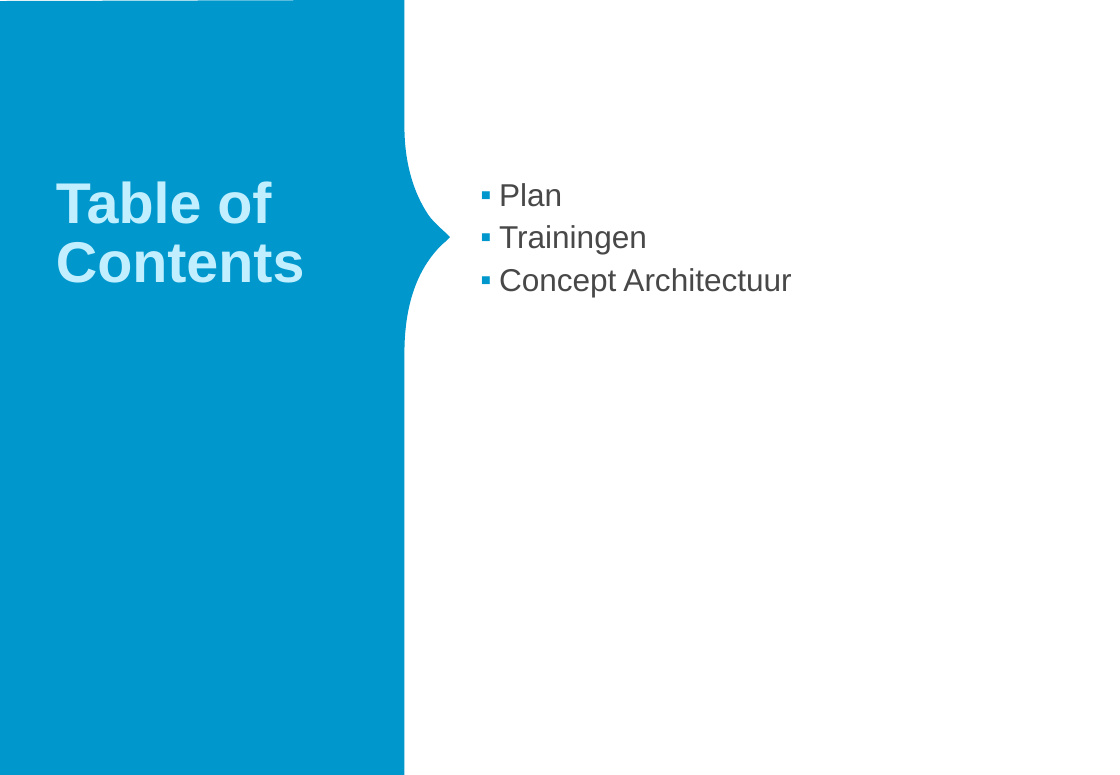
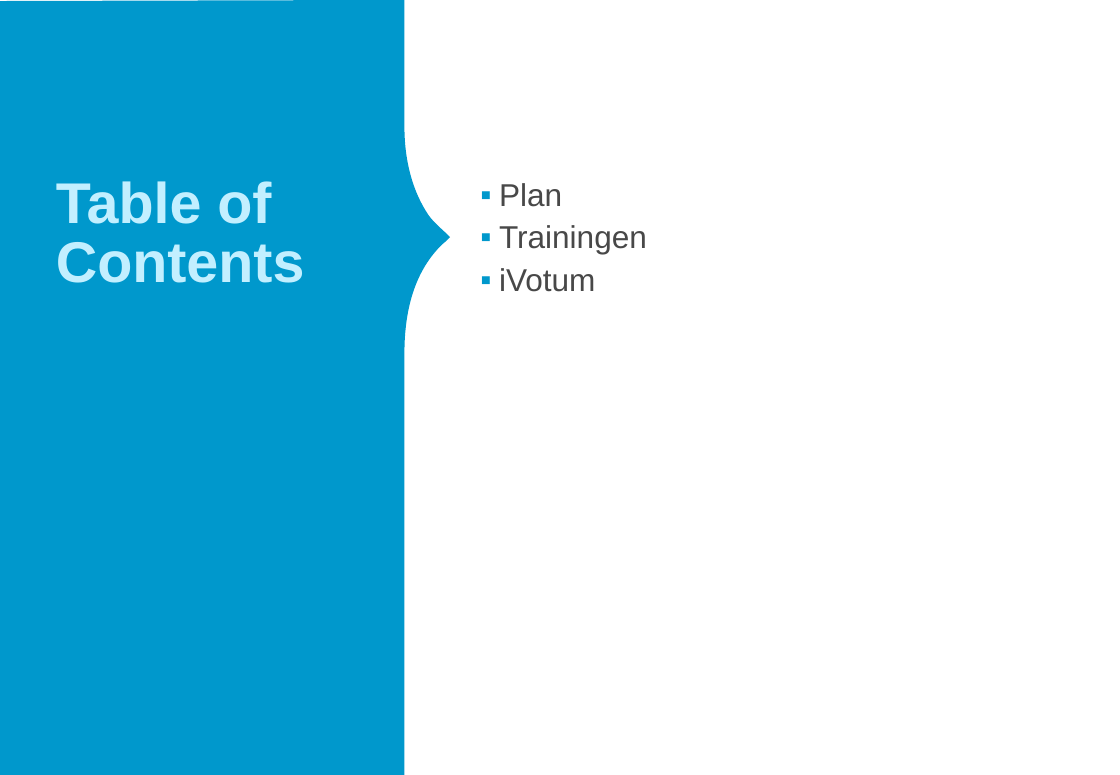
Before and after one commit to leonie0001/LDF_voting, a slide deck: slide 2 of iVotum concept.pptx. Drawn at 1120x775 pixels with LibreOffice and Linux fonts; fonts in the diff are those of the drawing. Boxes give left, top, right and bottom in pixels: in the first picture for what was removed or moved away, otherwise in the second. Text is boxed around its words. In the diff, an @@ line names an element or a change of style, - is before the commit and + after.

Commit message:
kleine puntjes gewijzigd in ivotum concept

```diff
--- a/iVotum concept.pptx
+++ b/iVotum concept.pptx
@@ text at (499,268,595,292): text changed @@
-▪ Concept Architectuur
+▪ iVotum
```
Also in this commit, not shown: 1 other slide changed.
